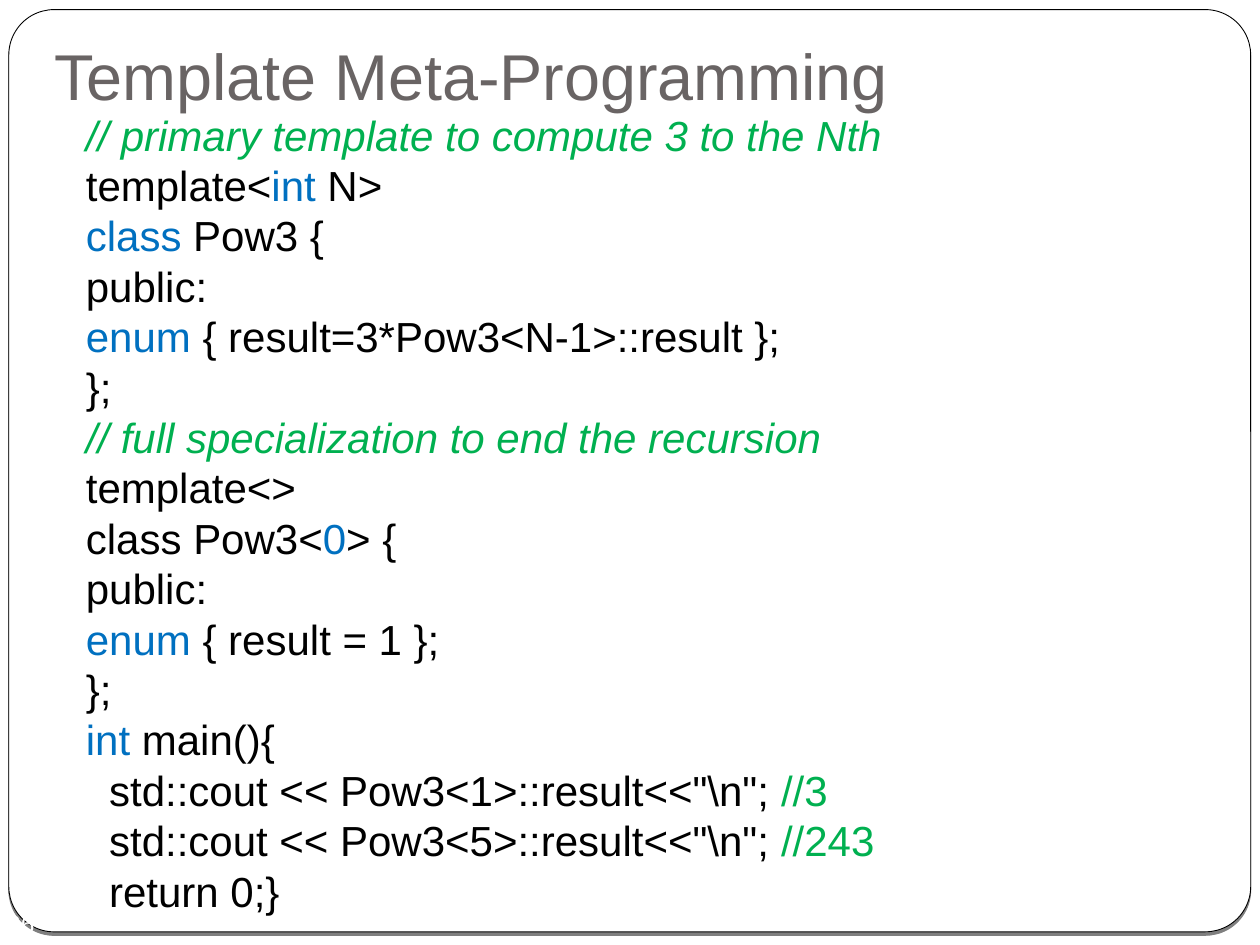
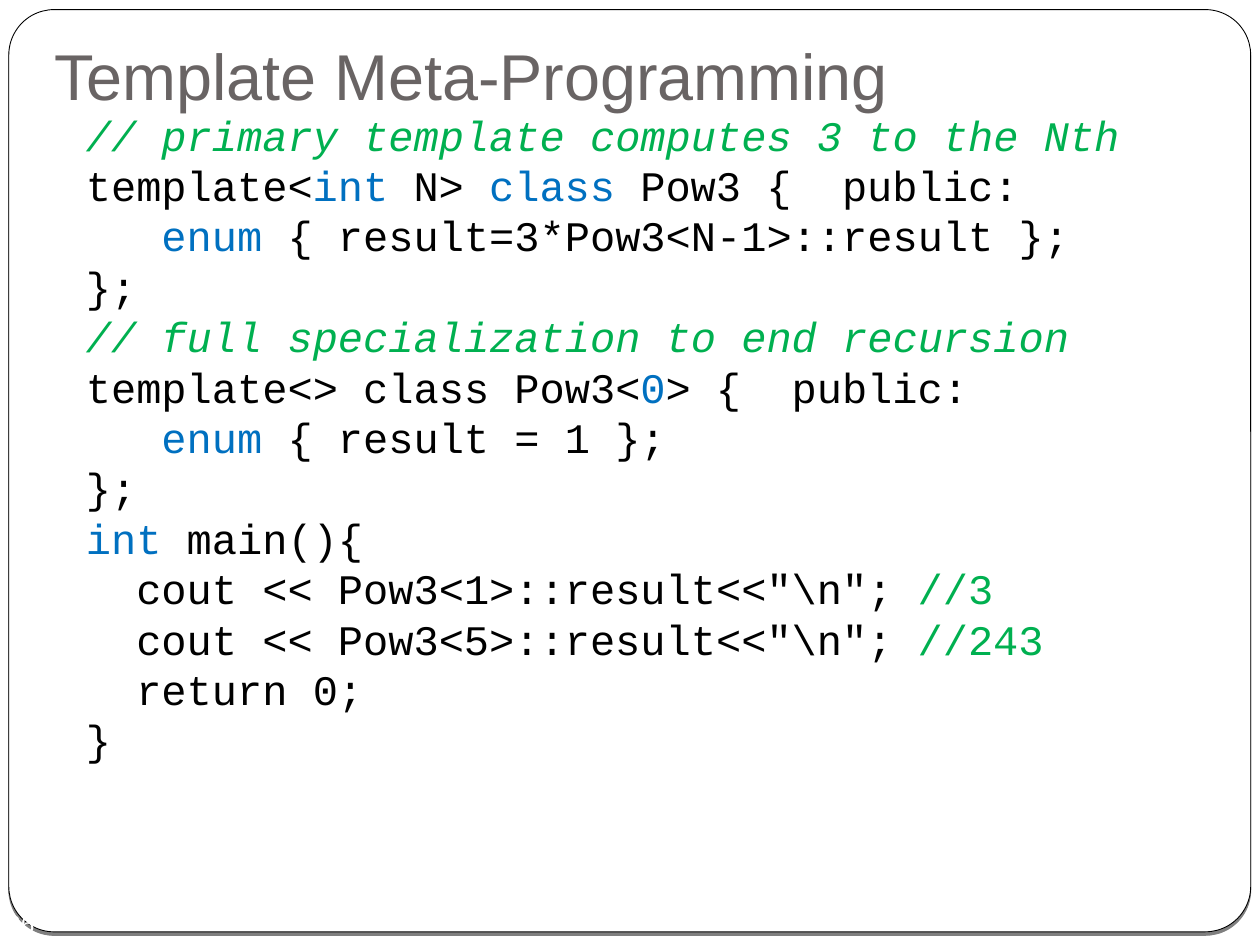
Before and after one commit to cpp-at-ariel/cpp-5778, a slide deck: slide 66 of week08-templates/slides.odp. Drawn at 1260x945 pixels with LibreOffice and Linux fonts; fonts in the diff are those of the drawing. Boxes give left, top, right and bottom in pixels: in the first picture for what was removed or moved away, otherwise in the second. Text is boxed around its words. In the diff, an @@ line names an element or a change of style, - is before the commit and + after.

```diff
--- a/week08-templates/slides.odp
+++ b/week08-templates/slides.odp
@@ text at bbox=[86, 120, 1120, 210]: text changed; font Arial to Courier New @@
-// primary template to compute 3 to the Nth
-template<int N>
-class Pow3 {
-public:
+// primary template computes 3 to the Nth
+template<int N> class Pow3 { public:
@@ text at bbox=[86, 221, 993, 563]: font Arial to Courier New in "enum { result=3*Pow3<N-1>::result };", "};", "enum { result = 1 };", "};" and 1 more places @@
@@ text at bbox=[86, 322, 1069, 412]: text changed; font Arial to Courier New @@
-// full specialization to end the recursion
-template<>
-class Pow3<0> {
-public:
+// full specialization to end recursion
+template<> class Pow3<0> { public:
@@ text at bbox=[136, 574, 1044, 713]: text changed; font Arial to Courier New @@
-std::cout << Pow3<1>::result<<"\n"; //3
-std::cout << Pow3<5>::result<<"\n"; //243
-return 0;}
+cout << Pow3<1>::result<<"\n"; //3
+cout << Pow3<5>::result<<"\n"; //243
+return 0;
+}
```
Also in this commit, not shown: 3 other slides changed, 1 other file.
